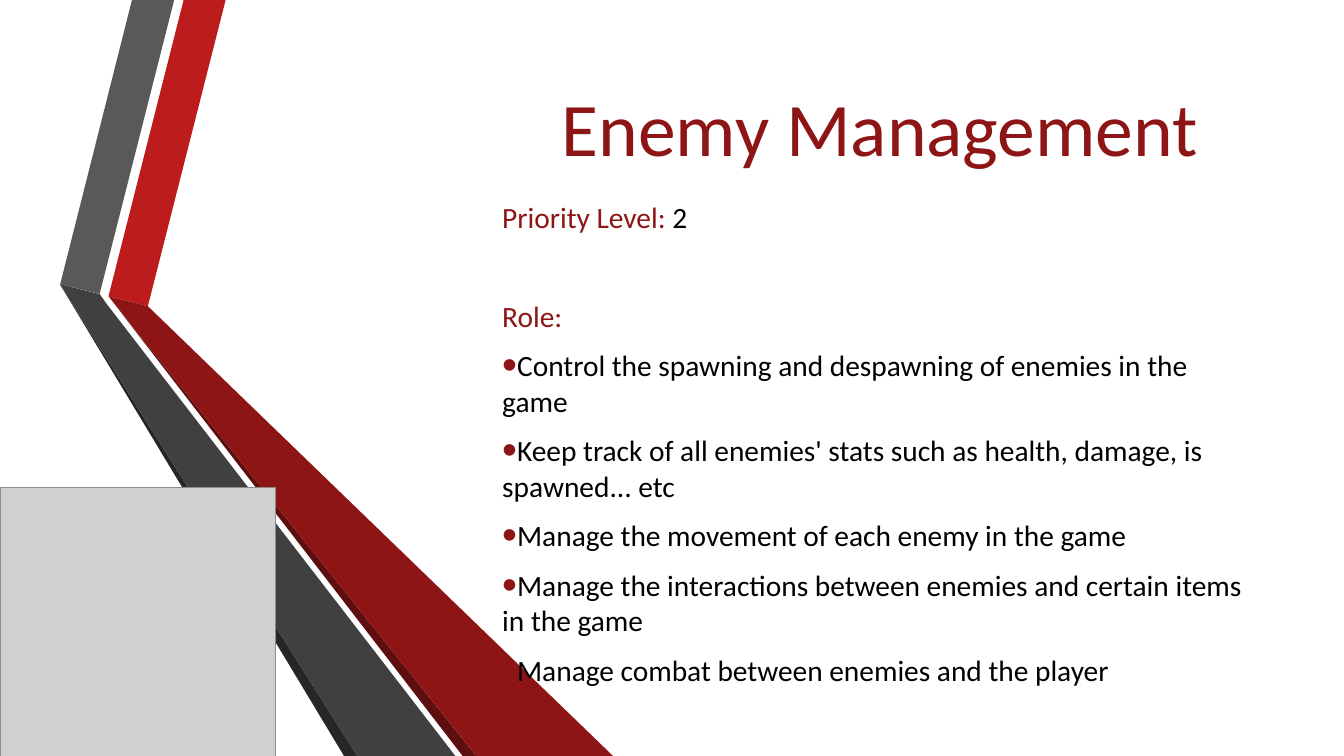
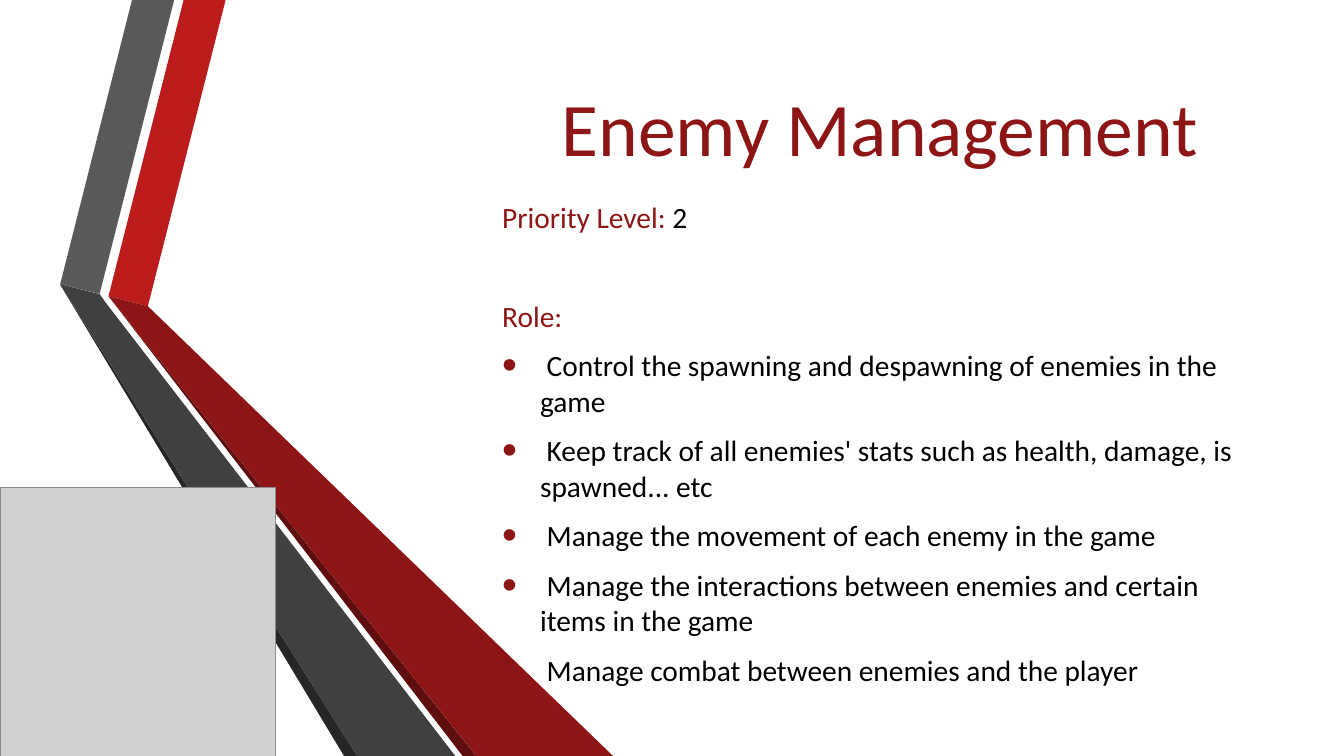
Before and after one commit to Jacob-Friedberg/Maze_Runner, a slide deck: slide 15 of Documents/SA Presentation.pptx (slide 16 before the commit). Drawn at 1344x756 pixels with LibreOffice and Linux fonts; fonts in the diff are those of the drawing; grey boxes stand for pictures; background and template pictures are left out. Boxes give left, top, right and bottom in pixels: in the first picture for what was removed or moved away, otherwise in the second. Text is boxed around its words. In the diff, an @@ line names an element or a change of style, - is before the commit and + after.

```diff
--- a/Documents/SA Presentation.pptx
+++ b/Documents/SA Presentation.pptx
@@ subtitle at [540,355,1231,682]: indent changed @@
```
Also in this commit, not shown: 13 other slides changed, 2 slides added, 1 slide removed, 2 other files.
